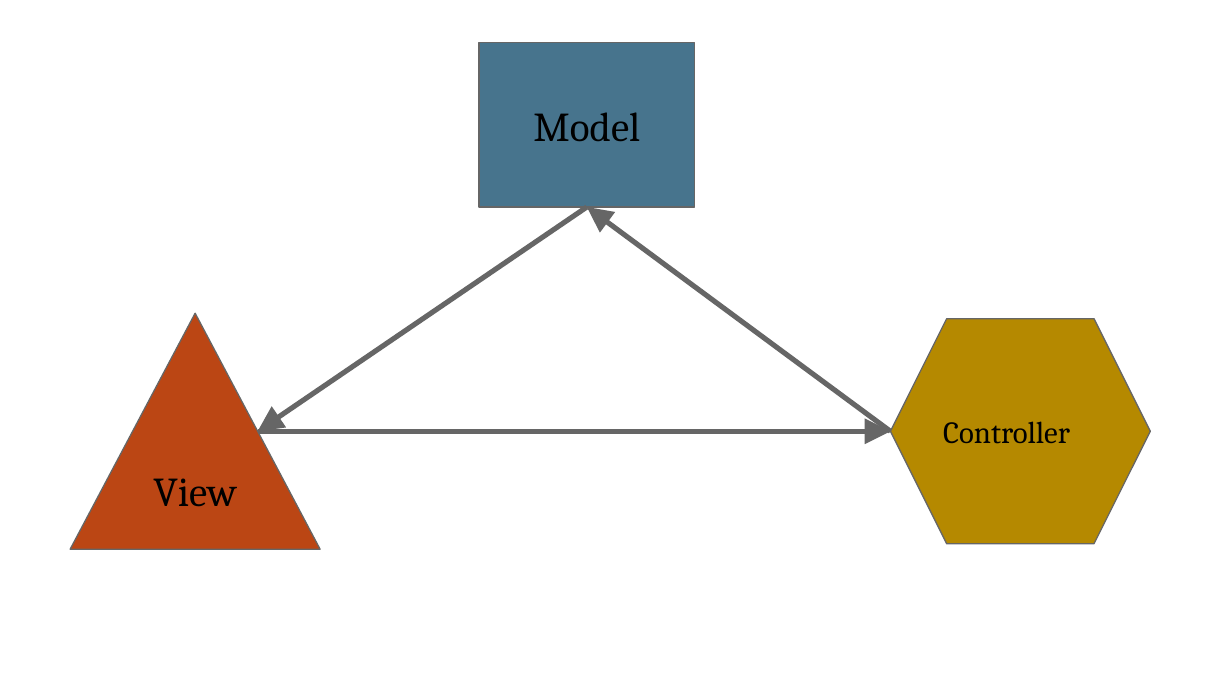
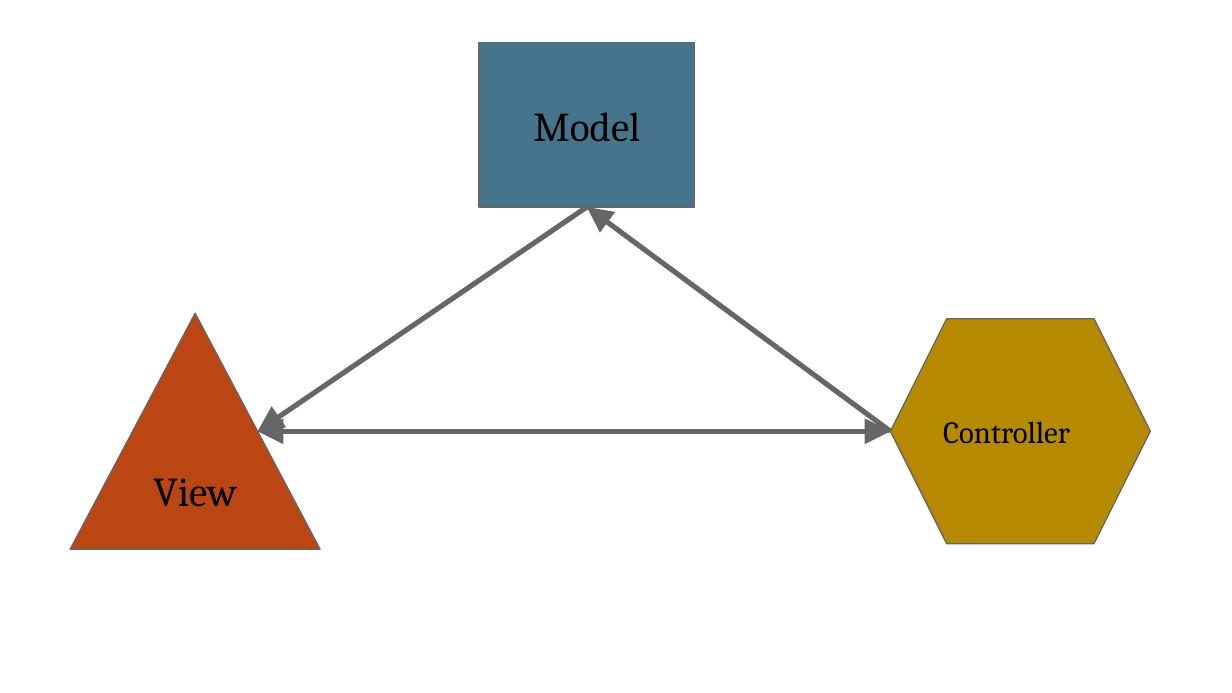
Before and after one commit to scameronde/elm-et2017, a slide deck: slide 11 of Elm.pptx. Drawn at 1232x693 pixels with LibreOffice and Linux fonts; fonts in the diff are those of the drawing; background and template pictures are left out. Boxes give left, top, right and bottom in pixels: in the first picture for what was removed or moved away, otherwise in the second. Text is boxed around its words. In the diff, an @@ line names an element or a change of style, - is before the commit and + after.

```diff
--- a/Elm.pptx
+++ b/Elm.pptx
@@ arrow (257, 431) - (891, 431): arrow to double arrow @@
```
Also in this commit, not shown: 4 other slides changed, 1 slide added.
